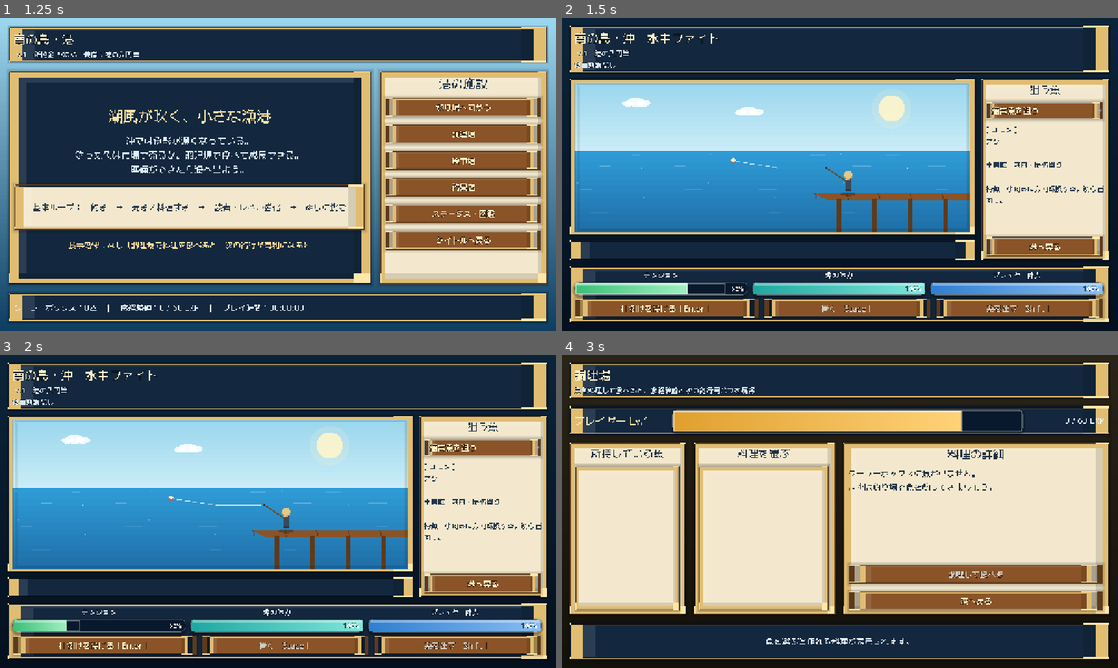
Above: before the commit, frames 1-4 (two rows, left to right).
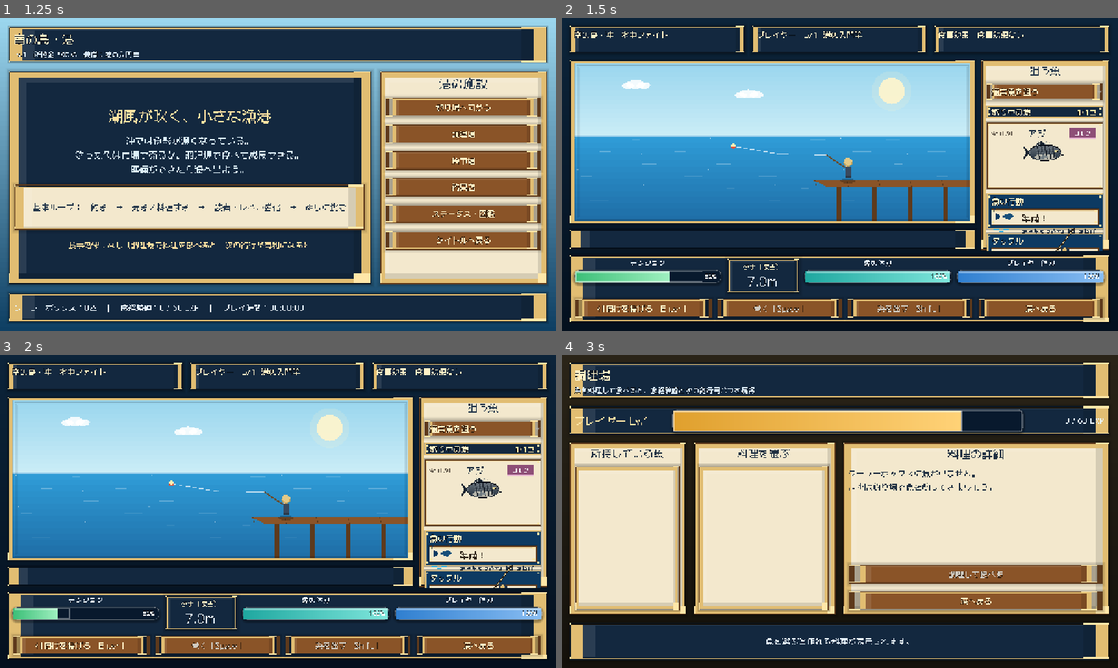
Above: after the commit, the same moments.

Repository: RYUKOU-OKUMURA/tsuri_quest_umi_mvp
Game: Godot game, scene res://scenes/main.tscn
Two runs of this game, one before a commit and one after it. Both use one fixed random seed, a clock stepped at 60 frames per second and the inputs below.
Inputs:
- Up to frame 1 (1.25 s): click "ゲームを始める" at 0.5 s
- Up to frame 2 (1.5 s): click "釣り場へ向かう" at 1.25 s
- Up to frame 3 (2 s): no input
- Up to frame 4 (3 s): click "港へ戻る" at 2 s; click "調理場" at 2.75 s

Frame 1 is identical in both runs. In frame 2, 41% of the frame differs, in the area x 1-99%, y 2-96%; in frame 3, 40%; in frame 4, less than 0.1%.

Commit message:
Improve underwater fight showcase layout

Diff:
--- /dev/null
+++ b/src/ui/components/fight_sidebar.gd
@@ -0,0 +1,216 @@
+class_name FightSidebar
+extends Control
+## 水中ファイト看板画面の右サイドバー。
+# 魚カード、行動カード、タックルカードをまとめて描画し、参照画像の情報密度に寄せる。
+
+const FISH_SHEET_PATH := "res://assets/showcase/underwater/kurodai_showcase_sheet.png"
+const FISH_FRAME_COUNT := 4
+
+var simulator: FishingSimulator
+var fish_data: Dictionary = {}
+var trip_stats: Dictionary = {}
+
+var _fish_sheet: Texture2D
+
+
+func bind(value: FishingSimulator, fish: Dictionary, stats: Dictionary) -> void:
+	simulator = value
+	fish_data = fish.duplicate(true)
+	trip_stats = stats.duplicate(true)
+	queue_redraw()
+
+
+func set_fish(fish: Dictionary, stats: Dictionary) -> void:
+	fish_data = fish.duplicate(true)
+	trip_stats = stats.duplicate(true)
+	queue_redraw()
+
+
+func _ready() -> void:
+	mouse_filter = Control.MOUSE_FILTER_IGNORE
+	if ResourceLoader.exists(FISH_SHEET_PATH):
+		_fish_sheet = load(FISH_SHEET_PATH) as Texture2D
+
+
+func _process(_delta: float) -> void:
+	if simulator != null:
+		queue_redraw()
+
+
+func _draw() -> void:
+	var font := get_theme_default_font()
+	var w := size.x
+	var h := size.y
+	if w <= 0.0 or h <= 0.0:
+		return
+
+	var gap := 7.0
+	var header := Rect2(0.0, 0.0, w, 30.0)
+	var action_h := clampf(h * 0.24, 84.0, 98.0)
+	var tackle_h := clampf(h * 0.18, 64.0, 78.0)
+	var fish_h := maxf(158.0, h - header.size.y - action_h - tackle_h - gap * 3.0)
+	var fish_card := Rect2(0.0, header.end.y + gap, w, fish_h)
+	var action_card := Rect2(0.0, fish_card.end.y + gap, w, action_h)
+	var tackle_card := Rect2(0.0, action_card.end.y + gap, w, tackle_h)
+
+	_draw_header(font, header)
+	_draw_fish_card(font, fish_card)
+	_draw_action_card(font, action_card)
+	_draw_tackle_card(font, tackle_card)
+
+
+func _draw_header(font: Font, rect: Rect2) -> void:
+	_draw_panel(rect, Palette.DARK_PANEL, Palette.GOLD, Palette.GOLD_BRIGHT)
+	_draw_text(font, "釣り中の魚", rect.position + Vector2(14.0, 23.0), 18, Palette.TEXT_BONE, 3)
+	_draw_text(font, "1/1匹", rect.position + Vector2(rect.size.x - 62.0, 23.0), 16, Palette.GOLD_BRIGHT, 2)
+
+
+func _draw_fish_card(font: Font, rect: Rect2) -> void:
+	_draw_panel(rect, Palette.PARCHMENT, Palette.WOOD_DARK, Palette.GOLD)
+	var inner := rect.grow(-10.0)
+	var fish_name := String(fish_data.get("name", "クロダイ"))
+	var rarity := String(fish_data.get("rarity", "レア"))
+	var no_text := "No.028"
+	_draw_text(font, no_text, inner.position + Vector2(0.0, 24.0), 15, Color("#6b6153"), 0)
+	_draw_text(font, _display_fish_name(fish_name), inner.position + Vector2(86.0, 26.0), 22, Palette.TEXT_DARK, 0)
+	_draw_rarity_tag(font, Rect2(inner.position + Vector2(inner.size.x - 70.0, 5.0), Vector2(62.0, 24.0)), rarity)
+
+	var fish_rect := Rect2(inner.position + Vector2(18.0, 34.0), Vector2(inner.size.x - 36.0, maxf(58.0, rect.size.y * 0.32)))
+	_draw_fish_portrait(fish_rect)
+	var divider_y := fish_rect.end.y + 6.0
+	draw_line(inner.position + Vector2(8.0, divider_y), inner.position + Vector2(inner.size.x - 8.0, divider_y), Color("#c9b486"), 1.0)
+	var estimate := (float(fish_data.get("size_min", 0.0)) + float(fish_data.get("size_max", 0.0))) * 0.5
+	_draw_text(font, "推定 %.1f cm" % estimate, inner.position + Vector2(42.0, divider_y + 30.0), 23, Color("#2b2117"), 0)
+	var lower_divider_y := minf(rect.end.y - 30.0, divider_y + 40.0)
+	draw_line(inner.position + Vector2(8.0, lower_divider_y), inner.position + Vector2(inner.size.x - 8.0, lower_divider_y), Color("#d6c299"), 1.0)
+
+
+
+func _draw_action_card(font: Font, rect: Rect2) -> void:
+	_draw_panel(rect, Color("#0d3a62"), Palette.GOLD, Palette.GOLD_BRIGHT)
+	_draw_text(font, "魚の行動", rect.position + Vector2(14.0, 26.0), 18, Palette.TEXT_BONE, 3)
+	var body := Rect2(rect.position + Vector2(10.0, 34.0), rect.size - Vector2(20.0, 42.0))
+	_draw_panel(body, Color("#f3e8cd"), Palette.WOOD_DARK, Palette.GOLD)
+	var action := "待機"
+	var message := "ラインを見ながら、テンションを保とう。"
+	if simulator != null:
+		action = simulator.action_name
+		message = simulator.action_message
+	_draw_action_icon(body.position + Vector2(32.0, body.size.y * 0.48))
+	_draw_text(font, "%s！" % action, body.position + Vector2(74.0, 31.0), 20, Color("#2b2117"), 0)
+	_draw_wrapped(font, message, body.position + Vector2(74.0, 48.0), body.size.x - 82.0, 13, Palette.TEXT_DARK, 1)
+
+
+func _draw_tackle_card(font: Font, rect: Rect2) -> void:
+	_draw_panel(rect, Color("#0d3a62"), Palette.GOLD, Palette.GOLD_BRIGHT)
+	_draw_text(font, "タックル", rect.position + Vector2(14.0, 26.0), 18, Palette.TEXT_BONE, 3)
+	var body := Rect2(rect.position + Vector2(10.0, 34.0), rect.size - Vector2(20.0, 42.0))
+	_draw_panel(body, Palette.PARCHMENT, Palette.WOOD_DARK, Palette.GOLD)
+	var rod_name := String(trip_stats.get("rod_name", "港の入門竿"))
+	var lines: Array[String] = [
+		"ロッド：%s" % rod_name,
+		"ライン：ナイロン 3号",
+	]
+	for i in range(lines.size()):
+		_draw_text(font, lines[i], body.position + Vector2(12.0, 27.0 + float(i) * 19.0), 14, Palette.TEXT_DARK, 0)
+	_draw_simple_rod(body.position + Vector2(body.size.x - 62.0, body.size.y - 24.0))
+
+
+func _draw_panel(rect: Rect2, fill: Color, border: Color, highlight: Color) -> void:
+	draw_rect(rect, Color(0.0, 0.0, 0.0, 0.28), true)
+	draw_rect(rect.grow(-3.0), fill, true)
+	draw_rect(rect.grow(-3.0), border, false, 2.0)
+	draw_rect(rect.grow(-6.0), Color(highlight.r, highlight.g, highlight.b, 0.55), false, 1.0)
+	for corner in [
+		rect.position + Vector2(8.0, 8.0),
+		rect.position + Vector2(rect.size.x - 9.0, 8.0),
+		rect.position + Vector2(8.0, rect.size.y - 9.0),
+		rect.position + Vector2(rect.size.x - 9.0, rect.size.y - 9.0),
+	]:
+		draw_rect(Rect2(corner - Vector2(2.0, 2.0), Vector2(4.0, 4.0)), Palette.GOLD_BRIGHT, true)
+
+
+func _draw_text(font: Font, text: String, baseline: Vector2, font_size: int, color: Color, outline: int) -> void:
+	if outline > 0:
+		draw_string_outline(font, baseline, text, HORIZONTAL_ALIGNMENT_LEFT, -1, font_size, outline, Color(0.0, 0.0, 0.0, 0.65))
+	draw_string(font, baseline, text, HORIZONTAL_ALIGNMENT_LEFT, -1, font_size, color)
+
+
+func _draw_wrapped(font: Font, text: String, pos: Vector2, max_width: float, font_size: int, color: Color, max_lines: int) -> void:
+	var line := ""
+	var lines: Array[String] = []
+	for i in range(text.length()):
+		var next := line + text[i]
+		if font.get_string_size(next, HORIZONTAL_ALIGNMENT_LEFT, -1, font_size).x > max_width and not line.is_empty():
+			lines.append(line)
+			line = text[i]
+		else:
+			line = next
+	if not line.is_empty():
+		lines.append(line)
+	var count := mini(lines.size(), max_lines)
+	for i in range(count):
+		_draw_text(font, lines[i], pos + Vector2(0.0, float(i) * (font_size + 5.0) + float(font_size)), font_size, color, 0)
+
+
+func _draw_bullet(font: Font, text: String, pos: Vector2, max_width: float) -> void:
+	draw_circle(pos + Vector2(2.0, -3.0), 4.0, Color("#49c75a"))
+	_draw_wrapped(font, text, pos + Vector2(14.0, -15.0), max_width - 14.0, 13, Palette.TEXT_DARK, 1)
+
+
+func _draw_rarity_tag(font: Font, rect: Rect2, rarity: String) -> void:
+	draw_rect(rect, Color("#8e4f77"), true)
+	draw_rect(rect, Color("#e7b4d1"), false, 1.0)
+	var text_width := font.get_string_size(rarity, HORIZONTAL_ALIGNMENT_LEFT, -1, 13).x
+	_draw_text(font, rarity, rect.position + Vector2((rect.size.x - text_width) * 0.5, 17.0), 13, Color.WHITE, 1)
+
+
+func _draw_fish_portrait(rect: Rect2) -> void:
+	if _fish_sheet == null:
+		var color := Color.from_string(String(fish_data.get("color", "#394956")), Color("#394956"))
+		draw_texture_rect(UITextures.get_fish_icon(color), rect, false)
+		return
+	var frame_w := float(_fish_sheet.get_width()) / float(FISH_FRAME_COUNT)
+	var frame_h := float(_fish_sheet.get_height())
+	var tex_size := Vector2(frame_w, frame_h)
+	var scale := minf(rect.size.x / tex_size.x, rect.size.y / tex_size.y)
+	var draw_size := tex_size * scale
+	var draw_rect := Rect2(rect.position + (rect.size - draw_size) * 0.5, draw_size)
+	draw_texture_rect_region(_fish_sheet, draw_rect, Rect2(0.0, 0.0, frame_w, frame_h), Color.WHITE)
+
+
+func _draw_action_icon(center: Vector2) -> void:
+	draw_arc(center, 26.0, -2.7, -0.5, 16, Color("#22354a"), 2.0)
+	draw_polygon(
+		PackedVector2Array([
+			center + Vector2(-7.0, 0.0),
+			center + Vector2(14.0, -8.0),
+			center + Vector2(22.0, 0.0),
+			center + Vector2(14.0, 8.0),
+		]),
+		PackedColorArray([Color("#174f7a")])
+	)
+	draw_polygon(
+		PackedVector2Array([
+			center + Vector2(-7.0, 0.0),
+			center + Vector2(-19.0, -9.0),
+			center + Vector2(-19.0, 9.0),
+		]),
+		PackedColorArray([Color("#0d3a62")])
+	)
+	for i in range(3):
+		var splash := center + Vector2(-18.0 + float(i) * 12.0, 30.0 + float(i % 2) * 4.0)
+		draw_line(splash + Vector2(-6.0, 0.0), splash + Vector2(6.0, 0.0), Color("#35aee0"), 2.0)
+
+
+func _draw_simple_rod(base: Vector2) -> void:
+	draw_line(base + Vector2(-46.0, 22.0), base + Vector2(4.0, -42.0), Color("#2b2117"), 4.0)
+	draw_line(base + Vector2(-43.0, 20.0), base + Vector2(1.0, -39.0), Palette.GOLD_BRIGHT, 1.0)
+	draw_circle(base + Vector2(-18.0, 8.0), 9.0, Color("#22354a"))
+	draw_circle(base + Vector2(-18.0, 8.0), 5.0, Palette.GOLD)
+
+
+func _display_fish_name(name: String) -> String:
+	if name.find("クロダイ") >= 0:
+		return "クロダイ"
+	return name
--- a/src/ui/fishing_screen.gd
+++ b/src/ui/fishing_screen.gd
@@ -3,6 +3,7 @@
 const FishingSimulatorScript = preload("res://src/core/fishing_simulator.gd")
 const GaugeBarScript = preload("res://src/ui/components/gauge_bar.gd")
 const SurfaceCastViewScript = preload("res://src/ui/components/surface_cast_view.gd")
+const FightSidebarScript = preload("res://src/ui/components/fight_sidebar.gd")
 
 var _simulator: FishingSimulator
 var _trip_stats: Dictionary = {}
@@ -10,9 +11,11 @@
 var _result_recorded: bool = false
 
 var _target_option: OptionButton
+var _info_title_label: Label
 var _main_action_button: Button
 var _reel_button: Button
 var _give_button: Button
+var _harbor_button: Button
 var _message_label: Label
 var _state_label: Label
 var _action_label: Label
@@ -25,6 +28,8 @@
 var _safe_zone_label: Label
 var _view: UnderwaterView
 var _surface_view: SurfaceCastView
+var _fight_sidebar: FightSidebar
+var _depth_hud_label: Label
 
 var _result_overlay: ColorRect
 var _result_title: Label
@@ -53,15 +58,7 @@
 		meal_text = (
 			"%s：%s" % [String(meal_buff.get("name", "料理")), String(meal_buff.get("text", ""))]
 		)
-	layout.add_child(
-		make_header(
-			"南の島・沖　水中ファイト",
-			(
-				"Lv.%d　%s\n%s"
-				% [PlayerProgress.level, String(_trip_stats.get("rod_name", "入門竿")), meal_text]
-			)
-		)
-	)
+	layout.add_child(_make_fight_status_bar(meal_text))
 
 	var body := HBoxContainer.new()
 	body.size_flags_vertical = Control.SIZE_EXPAND_FILL
@@ -110,9 +107,9 @@
 	info_box.size_flags_vertical = Control.SIZE_EXPAND_FILL
 	info_box.add_theme_constant_override("separation", 8)
 	info_panel.add_child(info_box)
-	var info_title := make_label("狙う魚", 24, Color("#22354a"))
-	info_title.horizontal_alignment = HORIZONTAL_ALIGNMENT_CENTER
-	info_box.add_child(info_title)
+	_info_title_label = make_label("狙う魚", 24, Color("#22354a"))
+	_info_title_label.horizontal_alignment = HORIZONTAL_ALIGNMENT_CENTER
+	info_box.add_child(_info_title_label)
 
 	_target_option = OptionButton.new()
 	_target_option.size_flags_horizontal = Control.SIZE_EXPAND_FILL
@@ -124,31 +121,10 @@
 	_target_option.item_selected.connect(_on_target_mode_changed)
 	info_box.add_child(_target_option)
 
-	var fish_scroll := ScrollContainer.new()
-	fish_scroll.size_flags_vertical = Control.SIZE_EXPAND_FILL
-	fish_scroll.size_flags_horizontal = Control.SIZE_EXPAND_FILL
-	fish_scroll.horizontal_scroll_mode = ScrollContainer.SCROLL_MODE_DISABLED
-	fish_scroll.resized.connect(_sync_fish_info_scroll_size)
-	info_box.add_child(fish_scroll)
-	_fish_info_label = make_body_label("", 16, Color("#22354a"))
-	_fish_info_label.vertical_alignment = VERTICAL_ALIGNMENT_TOP
-	fish_scroll.add_child(_fish_info_label)
-
-	var separator := HSeparator.new()
-	info_box.add_child(separator)
-	_state_label = make_body_label("状態：準備", 17, Color("#22354a"))
-	info_box.add_child(_state_label)
-	_action_label = make_body_label("行動：--", 16, Color("#31485d"))
-	info_box.add_child(_action_label)
-	_distance_label = make_body_label("距離：-- m", 16, Color("#31485d"))
-	info_box.add_child(_distance_label)
-	_depth_label = make_body_label("水深：-- m", 16, Color("#31485d"))
-	info_box.add_child(_depth_label)
-	_safe_zone_label = make_body_label("安全域：--", 15, Color("#31485d"))
-	info_box.add_child(_safe_zone_label)
-	var back_button := make_button("港へ戻る", func() -> void: navigate("harbor"), 0)
-	back_button.size_flags_horizontal = Control.SIZE_EXPAND_FILL
-	info_box.add_child(back_button)
+	_fight_sidebar = FightSidebarScript.new()
+	_fight_sidebar.size_flags_horizontal = Control.SIZE_EXPAND_FILL
+	_fight_sidebar.size_flags_vertical = Control.SIZE_EXPAND_FILL
+	info_box.add_child(_fight_sidebar)
 
 	var hud := make_panel(true)
 	hud.custom_minimum_size = Vector2(0, 132)
@@ -166,6 +142,19 @@
 	var tension_column := _make_gauge_column("テンション", Color("#3cbf78"), Color("#9ff0c0"))
 	_tension_bar = tension_column["bar"]
 	gauge_row.add_child(tension_column["root"])
+	var depth_panel := make_panel(true)
+	depth_panel.custom_minimum_size = Vector2(172, 58)
+	gauge_row.add_child(depth_panel)
+	var depth_box := VBoxContainer.new()
+	depth_box.alignment = BoxContainer.ALIGNMENT_CENTER
+	depth_box.add_theme_constant_override("separation", 0)
+	depth_panel.add_child(depth_box)
+	var depth_title := make_label("タナ（深さ）", 15, Palette.TEXT_BONE, 2, Palette.TEXT_OUTLINE_DARK)
+	depth_title.horizontal_alignment = HORIZONTAL_ALIGNMENT_CENTER
+	depth_box.add_child(depth_title)
+	_depth_hud_label = make_label("-- m", 30, Color("#eaf6ff"), 3, Palette.TEXT_OUTLINE_DARK)
+	_depth_hud_label.horizontal_alignment = HORIZONTAL_ALIGNMENT_CENTER
+	depth_box.add_child(_depth_hud_label)
 	var fish_column := _make_gauge_column("魚の体力", Color("#1fa8a0"), Color("#7fe6dc"))
 	_fish_stamina_bar = fish_column["bar"]
 	gauge_row.add_child(fish_column["root"])
@@ -194,6 +183,9 @@
 	_give_button.button_up.connect(func() -> void: _simulator.set_giving_line(false))
 	_give_button.mouse_exited.connect(func() -> void: _simulator.set_giving_line(false))
 	control_row.add_child(_give_button)
+	_harbor_button = make_button("港へ戻る", func() -> void: navigate("harbor"), 0)
+	_harbor_button.size_flags_horizontal = Control.SIZE_EXPAND_FILL
+	control_row.add_child(_harbor_button)
 
 	_create_result_overlay()
 	_prepare_new_attempt()
@@ -217,6 +209,30 @@
 	bar.size_flags_horizontal = Control.SIZE_EXPAND_FILL
 	root.add_child(bar)
 	return {"root": root, "bar": bar}
+
+
+func _make_fight_status_bar(meal_text: String) -> HBoxContainer:
+	var row := HBoxContainer.new()
+	row.custom_minimum_size = Vector2(0.0, 70.0)
+	row.size_flags_horizontal = Control.SIZE_EXPAND_FILL
+	row.add_theme_constant_override("separation", 10)
+	row.add_child(_make_status_card("南の島・沖", "水中ファイト", 260.0))
+	row.add_child(_make_status_card("プレイヤー", "Lv.%d  %s" % [PlayerProgress.level, String(_trip_stats.get("rod_name", "入門竿"))], 300.0))
+	row.add_child(_make_status_card("食事効果", meal_text, 0.0))
+	return row
+
+
+func _make_status_card(title: String, body: String, min_width: float) -> PanelContainer:
+	var card := make_panel(true)
+	card.custom_minimum_size = Vector2(min_width, 70.0)
+	card.size_flags_horizontal = Control.SIZE_EXPAND_FILL
+	var box := VBoxContainer.new()
+	box.add_theme_constant_override("separation", 0)
+	card.add_child(box)
+	var title_label := make_label("%s　%s" % [title, body], 18, Palette.TEXT_BONE, 3, Palette.TEXT_OUTLINE_DARK)
+	title_label.size_flags_horizontal = Control.SIZE_EXPAND_FILL
+	box.add_child(title_label)
+	return card
 
 
 func _create_result_overlay() -> void:
@@ -300,6 +316,7 @@
 	_simulator.prepare(_current_fish, _trip_stats)
 	_view.bind_simulator(_simulator)
 	_surface_view.bind_simulator(_simulator)
+	_fight_sidebar.bind(_simulator, _current_fish, _trip_stats)
 	# 新規挑戦時は水上ビューから（水中は淡出状態で待機）
 	_view.modulate.a = 0.0
 	_surface_view.modulate.a = 1.0
@@ -307,30 +324,12 @@
 
 
 func _refresh_fish_info() -> void:
-	_fish_info_label.text = (
-		"[ %s ]\n%s\n\n生息域：%s\n\n特徴：%s\n\n推定：%.0f〜%.0f cm\n売値：%d G"
-		% [
-			String(_current_fish.get("rarity", "")),
-			String(_current_fish.get("name", "不明な魚")),
-			String(_current_fish.get("habitat", "不明")),
-			String(_current_fish.get("behavior", "")),
-			float(_current_fish.get("size_min", 0.0)),
-			float(_current_fish.get("size_max", 0.0)),
-			int(_current_fish.get("sell_price", 0)),
-		]
-	)
-	call_deferred("_sync_fish_info_scroll_size")
+	if _fight_sidebar != null:
+		_fight_sidebar.set_fish(_current_fish, _trip_stats)
 
 
 func _sync_fish_info_scroll_size() -> void:
-	if _fish_info_label == null:
-		return
-	var scroll := _fish_info_label.get_parent() as ScrollContainer
-	if scroll == null:
-		return
-	var width := maxf(scroll.size.x - 4.0, 0.0)
-	var height := maxf(scroll.size.y - 4.0, _fish_info_label.get_minimum_size().y)
-	_fish_info_label.custom_minimum_size = Vector2(width, height)
+	pass
 
 
 func _on_main_action_pressed() -> void:
@@ -378,18 +377,8 @@
 	if _simulator == null:
 		return
 	_message_label.text = _simulator.action_message
-	_state_label.text = "状態：%s" % _simulator.state_label()
-	_action_label.text = "行動：%s" % _simulator.action_name
-	_distance_label.text = "距離：%.1f m" % _simulator.distance
-	_depth_label.text = "水深：%.1f m" % _simulator.depth
-	_safe_zone_label.text = (
-		"安全域 %d〜%d%%\n切断 %d%%"
-		% [
-			int(round(_simulator.safe_min() * 100.0)),
-			int(round(_simulator.safe_max() * 100.0)),
-			int(round(_simulator.line_break_limit() * 100.0)),
-		]
-	)
+	if _depth_hud_label != null:
+		_depth_hud_label.text = "%.1fm" % _simulator.depth
 	var tension_ratio := _simulator.tension / maxf(_simulator.line_break_limit(), 0.01)
 	_tension_bar.set_ratio(clampf(tension_ratio, 0.0, 1.0))
 	_update_tension_bar_color(tension_ratio)
@@ -400,6 +389,9 @@
 	_reel_button.disabled = not fighting
 	_give_button.disabled = not fighting
 	_target_option.disabled = _simulator.state != FishingSimulator.State.READY
+	_target_option.visible = _simulator.state == FishingSimulator.State.READY
+	if _info_title_label != null:
+		_info_title_label.visible = _simulator.state == FishingSimulator.State.READY
 	match _simulator.state:
 		FishingSimulator.State.READY:
 			_main_action_button.text = "仕掛けを投げる［Enter］"
Binary file changed: assets/showcase/underwater/kurodai_showcase_sheet.png
Not shown, added: src/ui/components/fight_sidebar.gd.uid
Not shown, changed: tools/generate_underwater_showcase_assets.py
